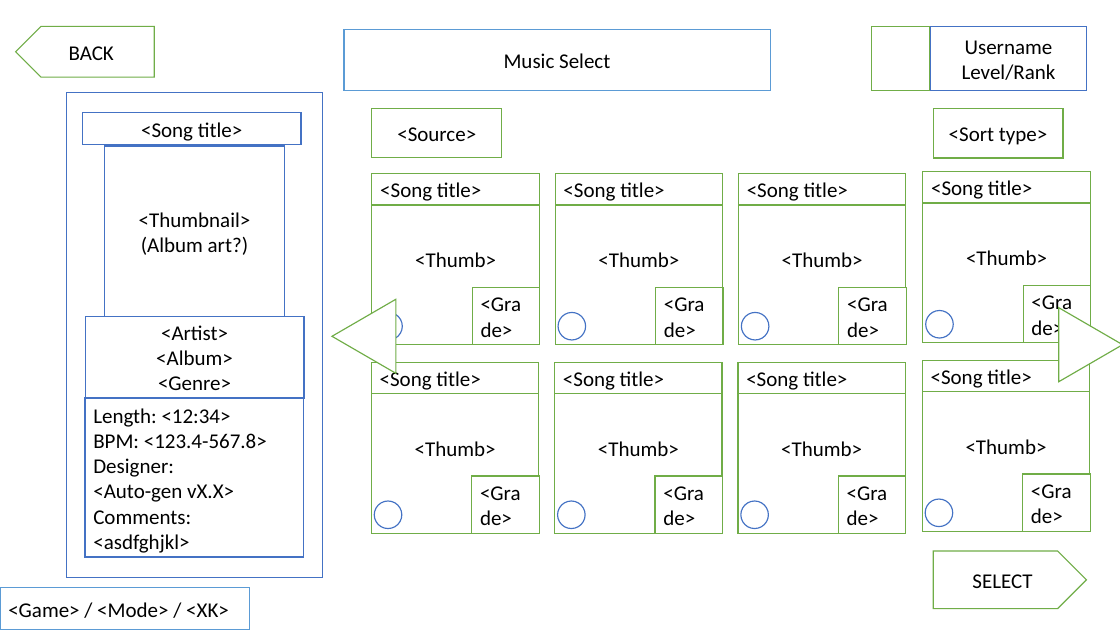
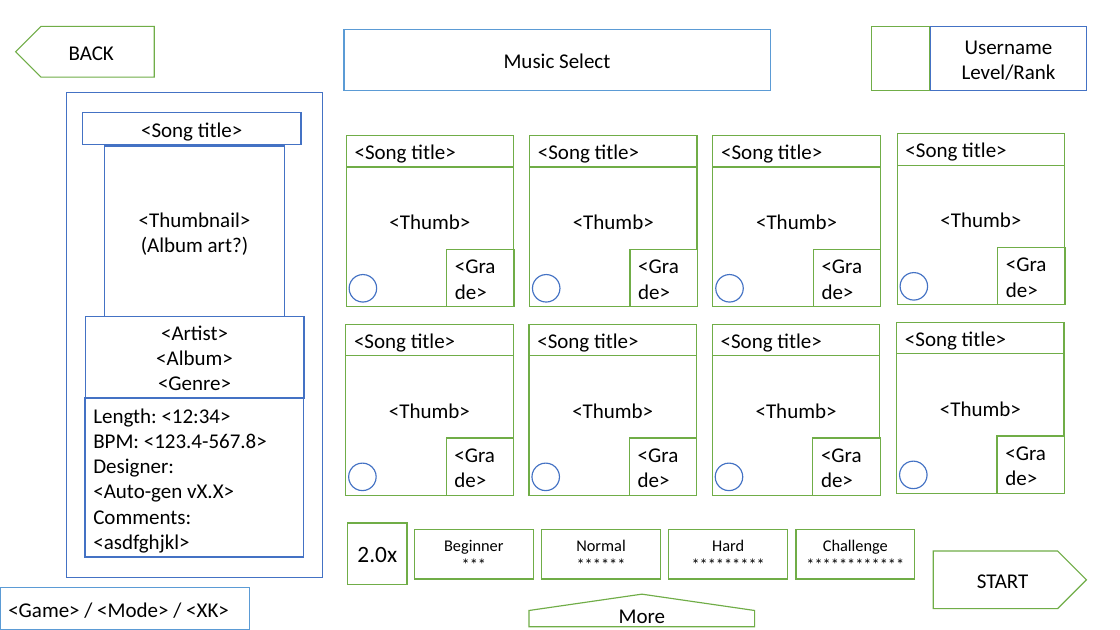
Before and after one commit to Ikeiwa/beats2, a slide deck: slide 8 of beats2/Docs/Beats2 - Design Spec.pptx (slide 11 before the commit). Drawn at 1120x630 pixels with LibreOffice and Linux fonts; fonts in the diff are those of the drawing. Boxes give left, top, right and bottom in pixels: in the first picture for what was removed or moved away, otherwise in the second. Text is boxed around its words. In the diff, an @@ line names an element or a change of style, - is before the commit and + after.

```diff
--- a/beats2/Docs/Beats2 - Design Spec.pptx
+++ b/beats2/Docs/Beats2 - Design Spec.pptx
@@ rectangle removed at <box>372,108,502,158</box> @@
-<Source>
@@ rectangle removed at <box>933,109,1064,159</box> @@
-<Sort type>
@@ 5 rectangles: place and size @@
-5 rectangles at <box>472,287,1090,531</box>
+5 rectangles at <box>447,250,1065,493</box>
@@ triangle removed at <box>332,299,396,373</box> @@
@@ 19 rectangles, 8 ellipses: place and size @@
-19 rectangles, 8 ellipses at <box>371,172,1091,534</box>
+19 rectangles, 8 ellipses at <box>346,134,1065,495</box>
@@ triangle removed at <box>1059,308,1120,381</box> @@
@@ rectangle added at <box>348,523,408,585</box>, fill #FFFFFF, outline #70AD47 1 pt, 20 pt, text #000000 @@
+2.0x
@@ rectangle added at <box>414,530,533,580</box>, fill #FFFFFF, outline #70AD47 1 pt, 14 pt, text #000000 @@
+Beginner
+***
@@ rectangle added at <box>542,530,660,580</box>, fill #FFFFFF, outline #70AD47 1 pt, 14 pt, text #000000 @@
+Normal
+******
@@ rectangle added at <box>669,530,787,580</box>, fill #FFFFFF, outline #70AD47 1 pt, 14 pt, text #000000 @@
+Hard
+*********
@@ rectangle added at <box>797,530,915,580</box>, fill #FFFFFF, outline #70AD47 1 pt, 14 pt, text #000000 @@
+Challenge
+************
@@ pentagon arrow added at <box>529,594,755,627</box>, fill #FFFFFF, outline #70AD47 1 pt, 18 pt, text #000000 @@
+More
@@ text in pentagon arrow at <box>977,574,1029,588</box>: text changed @@
-SELECT
+START
```
Also in this commit, not shown: 17 other slides changed, 6 slides removed, 7 other files.
